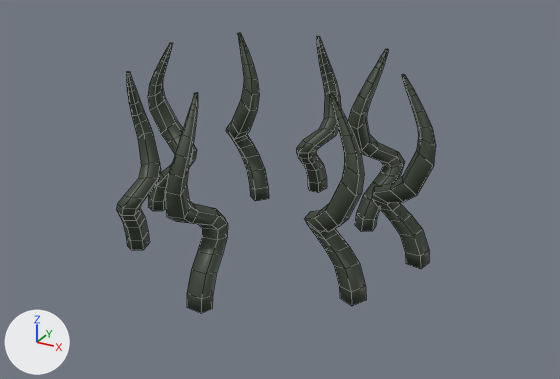
An edit to the FBX model Assets/Models/Abuela/Stun.fbx, drawn before and after from the same camera.
Camera for both pictures: a camera (50 mm lens) standing at (7.15, -12.73, 1.96) and looking at (0.44, -0.54, -4.14). Arrows for +X, +Y and +Z are at lower left; the lights stay in place. Mesh edges are drawn as thin lines. Where no turn or scale is listed for an object, it has been applied to the vertices.

The older version as bpy lines, for what is in view:
```python
me_béziercurve_008 = bpy.data.meshes.new('BézierCurve.008')
me_béziercurve_008.from_pydata(...)  # 760 vertices, 736 faces; spans x -3.24..3.29, y -3.27..2.96, z -2.8..0.95
me_béziercurve_008.materials.append(mat_material_001)  # picture img_béziercurve_001_base_color_png
ob_béziercurve_001 = bpy.data.objects.new('BézierCurve.001', me_béziercurve_008)
ob_béziercurve_001.location = (0.07, -0.16, -2.64)
```
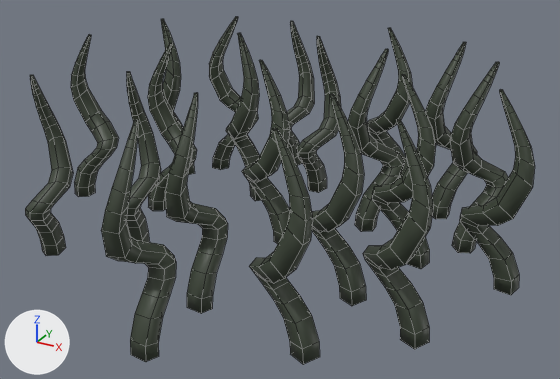
Commit message: cambio tamaño stun

Changed parts and their boxes (x1, y1, x2, y2) in the pictures (560 x 379 px):
'BézierCurve.001', reshaped (59% wider, 24% taller): before (116, 33, 436, 313); after (25, 17, 535, 364)
part 1 of me_béziercurve_008, added: after (25, 75, 73, 256)
part 2 of me_béziercurve_008, added: after (71, 35, 119, 197)
part 3 of me_béziercurve_008, added: after (287, 21, 314, 166)
part 4 of me_béziercurve_008, added (black): after (460, 90, 535, 295)
part 5 of me_béziercurve_008, added (black): after (363, 119, 433, 349)
part 6 of me_béziercurve_008, added: after (101, 120, 176, 362)
part 7 of me_béziercurve_008, added (black): after (161, 19, 194, 175)
part 8 of me_béziercurve_008, added: after (425, 42, 477, 219)
part 9 of me_béziercurve_008, added (black): after (249, 128, 320, 364)
part 10 of me_béziercurve_008, added: after (242, 60, 290, 244)
part 11 of me_béziercurve_008, added (black): after (367, 28, 413, 179)
part 12 of me_béziercurve_008, added: after (450, 62, 508, 253)
part 13 of me_béziercurve_008, added (black): after (209, 17, 258, 170)

What the commit changed:
me_béziercurve_008 has 760 vertices, 736 faces and spans x -3.24..3.29, y -3.27..2.96, z -2.8..0.95.
me_béziercurve_008 is used by ob_béziercurve_001; location (0.07, -0.16, -2.64).
me_béziercurve_008 part 1: the loose piece of 95 vertices spanning x -2.41..-1.49, y -2.54..-1.23, z -2.8..0.95 is copied, and the copy is moved by (-1.35, -0.99, 0.0); it spans x -3.76..-2.84, y -3.53..-2.22, z -2.8..0.95.
me_béziercurve_008 part 2: the loose piece of 95 vertices spanning x -3.24..-2.0, y -0.22..0.61, z -2.8..0.95 is copied, and the copy is moved by (-1.98, -0.21, 0.0); it spans x -5.22..-3.99, y -0.44..0.4, z -2.8..0.95.
me_béziercurve_008 part 3: the loose piece of 95 vertices spanning x -0.56..0.27, y 1.7..2.96, z -2.8..0.95 is copied, and the copy is moved by (-1.24, 1.14, 0.0); it spans x -1.8..-0.97, y 2.84..4.1, z -2.8..0.95.
me_béziercurve_008 part 4: the loose piece of 95 vertices spanning x 2.03..3.29, y -0.21..0.62, z -2.8..0.95 is copied, and the copy is moved by (1.75, -0.13, 0.0); it spans x 3.79..5.04, y -0.34..0.49, z -2.8..0.95.
me_béziercurve_008 part 5: the loose piece of 95 vertices spanning x 1.49..2.67, y -1.99..-1.07, z -2.8..0.95 is copied, and the copy is moved by (1.41, -0.7, 0.0); it spans x 2.91..4.08, y -2.69..-1.77, z -2.8..0.95.
me_béziercurve_008 part 6: the loose piece of 95 vertices spanning x -0.42..0.42, y -3.27..-1.99, z -2.8..0.95 is copied, and the copy is moved by (0.02, -1.58, 0.0); it spans x -0.4..0.44, y -4.85..-3.57, z -2.8..0.95.
me_béziercurve_008 part 7: the loose piece of 95 vertices spanning x -2.2..-1.02, y 1.08..2.1, z -2.8..0.95 is copied, and the copy is moved by (-2.36, 0.42, 0.0); it spans x -4.56..-3.38, y 1.51..2.52, z -2.8..0.95.
me_béziercurve_008 part 8: the loose piece of 95 vertices spanning x 0.99..2.03, y 1.1..2.28, z -2.8..0.95 is copied, and the copy is moved by (1.18, 1.33, 0.0); it spans x 2.17..3.21, y 2.43..3.61, z -2.8..0.95.
me_béziercurve_008 part 9: the loose piece of 95 vertices spanning x 1.49..2.67, y -1.99..-1.07, z -2.8..0.95 is copied, and the copy is moved by (0.02, -1.92, 0.0); it spans x 1.51..2.69, y -3.91..-2.99, z -2.8..0.95.
me_béziercurve_008 part 10: the loose piece of 95 vertices spanning x -0.42..0.42, y -3.27..-1.99, z -2.8..0.95 is copied, and the copy is turned 71.7 degrees about the z axis through its middle, then moved by (-0.04, 2.46, 0.0); it spans x -0.62..0.56, y -0.64..0.28, z -2.8..0.95.
me_béziercurve_008 part 11: the loose piece of 95 vertices spanning x 1.49..2.67, y -1.99..-1.07, z -2.8..0.95 is copied, and the copy is moved by (-1.05, 5.21, 0.0); it spans x 0.44..1.61, y 3.22..4.14, z -2.8..0.95.
me_béziercurve_008 part 12: the loose piece of 95 vertices spanning x 0.99..2.03, y 1.1..2.28, z -2.8..0.95 is copied, and the copy is turned -9.8 degrees about the z axis through its middle, then moved by (2.17, 0.05, 0.0); it spans x 3.11..4.24, y 1.17..2.3, z -2.8..0.95.
me_béziercurve_008 part 13: the loose piece of 95 vertices spanning x -2.2..-1.02, y 1.08..2.1, z -2.8..0.95 is copied, and the copy is turned -127.2 degrees about the z axis through its middle, then moved by (-1.26, 1.47, 0.0); it spans x -3.51..-2.2, y 2.57..3.49, z -2.8..0.95.
